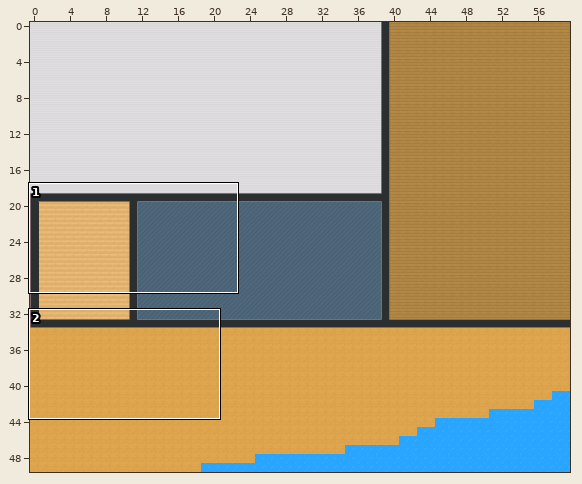
Tiled map (JSON), stored at map.tmj. The first picture is a wide view before the edit; the outline marks the close-up.
Close-up. Before the commit:
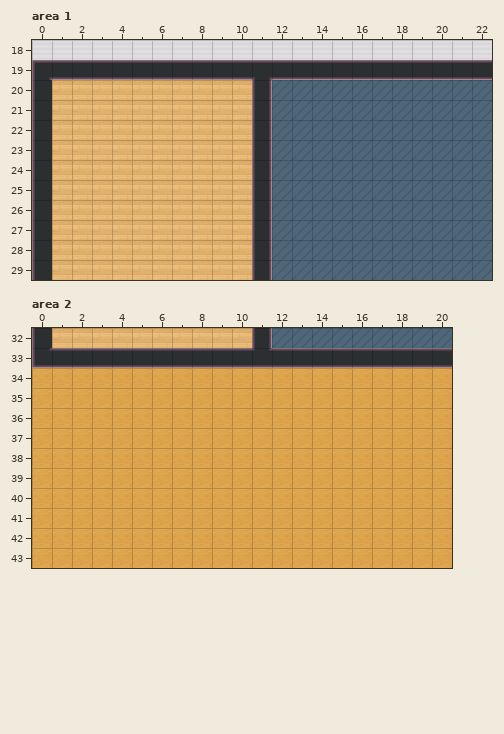
Cells are 32x32 px. Shown: area 1 x 0..22, y 18..29; area 2 x 0..20, y 32..43. The commit also changed other parts of the map, which this record leaves out.
New version:
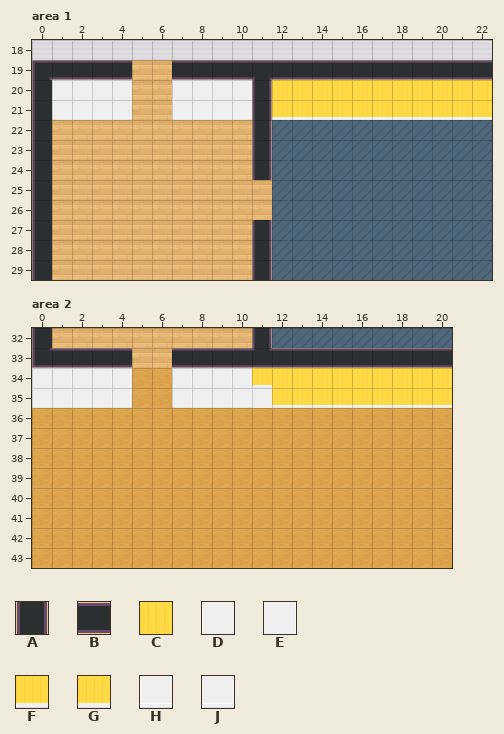
Key: from "WA_Room_Builder": A 102, B 104, C 200, D 205, E 206, F 225, G 226, H 230, J 231.
_ is an empty cell.
Change:
Layer "walls/walls1", area 1:
Tile C now appears in row 20 at x 12 to 22.
Tile D now appears in row 20 at x 1, 3, 7 and 9.
Tile E now appears in row 20 at x 2, 4, 8 and 10.
Tile F now appears in row 21 at x 12.
Tile G now appears in row 21 at x 13 to 22.
Tile H now appears in row 21 at x 1, 3, 7 and 9.
Tile J now appears in row 21 at x 2, 4, 8 and 10.
The edit erases tile A in rows 25 to 26 at x 11.
The edit erases tile B in row 19 at x 5 to 6.
Layer "walls/walls1", area 2:
Tile C now appears in row 34 at x 12 to 20.
Tile D now appears in row 34 at x 0; in row 35 at x 11.
Tile E now appears in row 34 at x 1 to 4 and 7 to 10.
Tile F now appears in row 35 at x 12 to 20.
Tile G now appears in row 34 at x 11.
Tile H now appears in row 35 at x 0.
Tile J now appears in row 35 at x 1 to 4 and 7 to 10.
The edit erases tile B in row 33 at x 5 to 6.
Changed places in both close-ups, as pixel boxes (x1, y1, x2, y2):
changed: (52, 60, 252, 120)
added: (272, 80, 492, 120)
removed: (252, 180, 272, 220)
changed: (32, 348, 452, 408)
